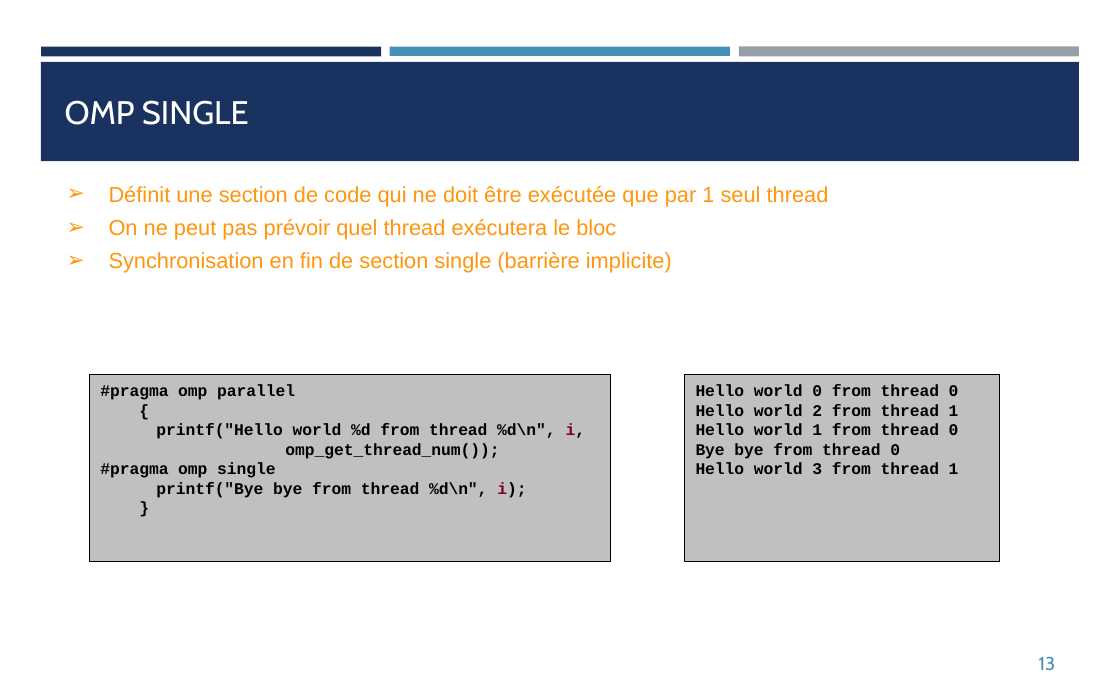
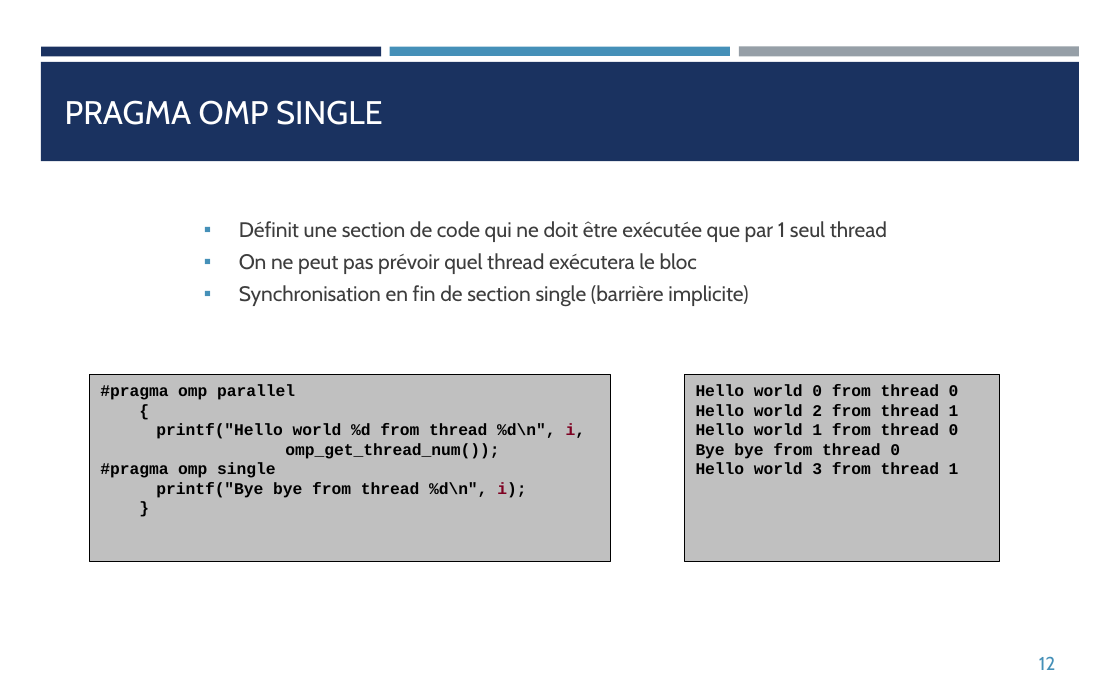
Before and after one commit to franckginguene/hpc_formation_scalian, a slide deck: slide 12 of Diapos/HPC_OpenMP.pptx (slide 13 before the commit). Drawn at 1120x700 pixels with LibreOffice and Linux fonts; fonts in the diff are those of the drawing. Boxes give left, top, right and bottom in pixels: in the first picture for what was removed or moved away, otherwise in the second. Text is boxed around its words. In the diff, an @@ line names an element or a change of style, - is before the commit and + after.

```diff
--- a/Diapos/HPC_OpenMP.pptx
+++ b/Diapos/HPC_OpenMP.pptx
@@ title at bbox=[65, 100, 383, 125]: text changed @@
-OMP SINGLE
+PRAGMA OMP SINGLE
@@ text "Définit une section de code ...": place and size @@
-text "Définit une section de code ..." at bbox=[109, 186, 829, 273]
+text "Définit une section de code ..." at bbox=[239, 221, 887, 307]
@@ text "Définit une section de code ..." at bbox=[239, 221, 887, 307]: size 14 to 13.5 pt, font Arial to Cabin, text colour #FF950E to #3D3D3D; bullet ➢ to ▪; bullet colour #FF950E to #4590B8 @@
@@ page number at bbox=[1039, 656, 1055, 670]: text changed @@
-13
+12
```
Also in this commit, not shown: 10 other slides changed, 3 slides added, 1 slide removed, 3 other files.
